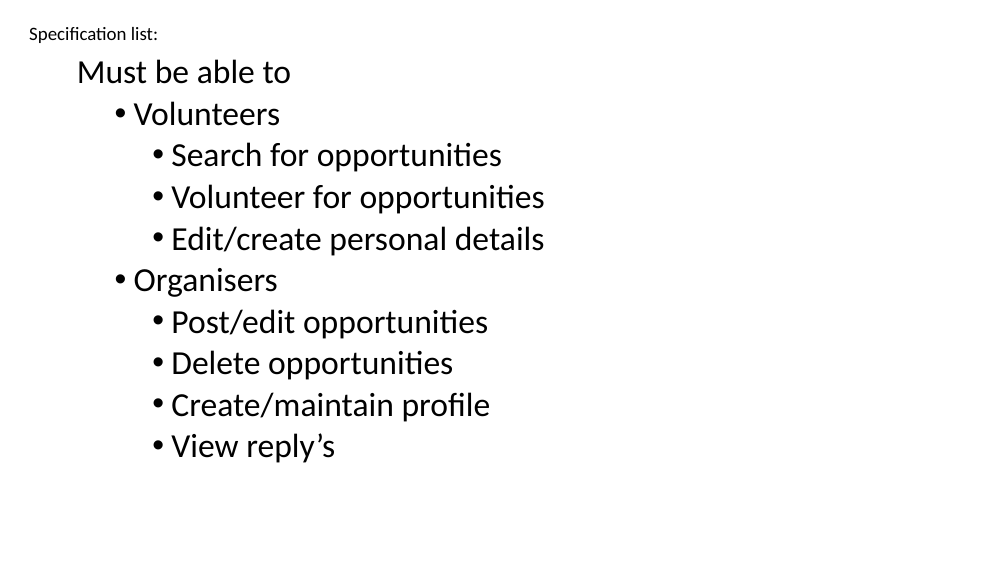
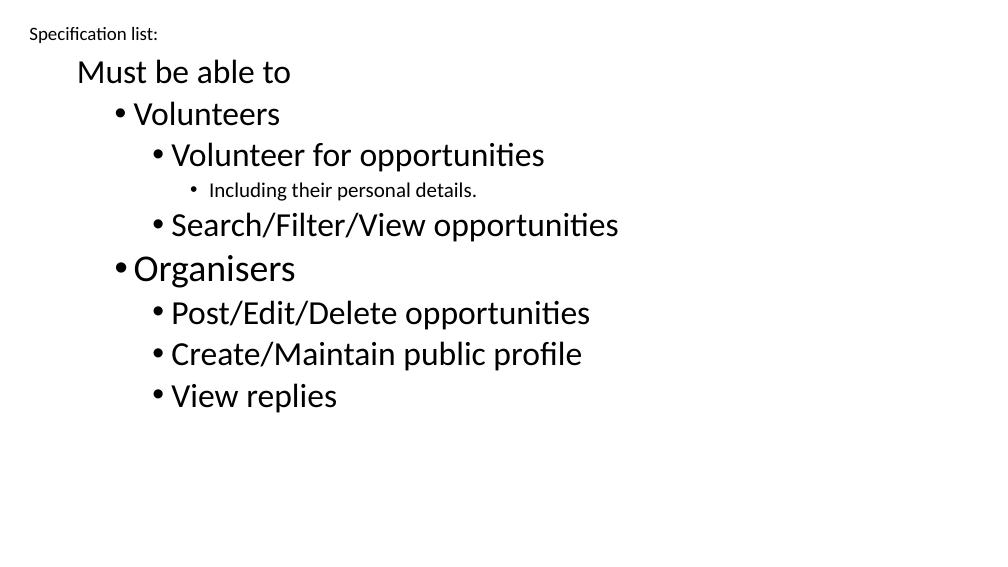
Before and after one commit to 2084246S/VolunteerMe, a slide deck: slide 11 of Volunteer Me.pptx (slide 8 before the commit). Drawn at 1008x567 pixels with LibreOffice and Linux fonts; fonts in the diff are those of the drawing. Boxes give left, top, right and bottom in pixels: in the first picture for what was removed or moved away, otherwise in the second. Text is boxed around its words. In the diff, an @@ line names an element or a change of style, - is before the commit and + after.

Commit message:
added updated powerpoint

```diff
--- a/Volunteer Me.pptx
+++ b/Volunteer Me.pptx
@@ text at (77,59,545,288): size 32 to 36 pt in "Organisers"; less space between paragraphs @@
@@ text at (171,142,502,172): paragraph removed @@
-    • Search for opportunities
@@ text at (171,182,619,242): text changed @@
-    • Edit/create personal details
+      • Including their personal details.
+    • Search/Filter/View opportunities
@@ text at (171,300,590,413): text changed @@
-    • Post/edit opportunities
-    • Delete opportunities
-    • Create/maintain profile
-    • View reply’s
+    • Post/Edit/Delete opportunities
+    • Create/Maintain public profile
+    • View replies
```
Also in this commit, not shown: 5 other slides changed, 6 slides added, 4 slides removed.
